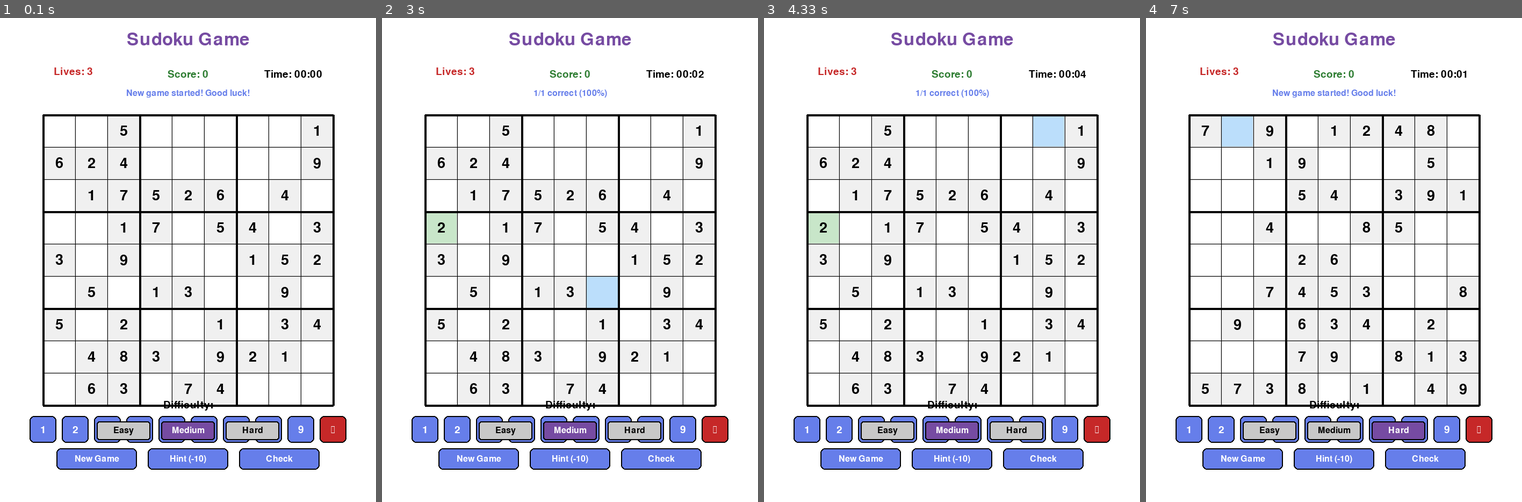
Above: before the commit, frames 1-4 (left to right).
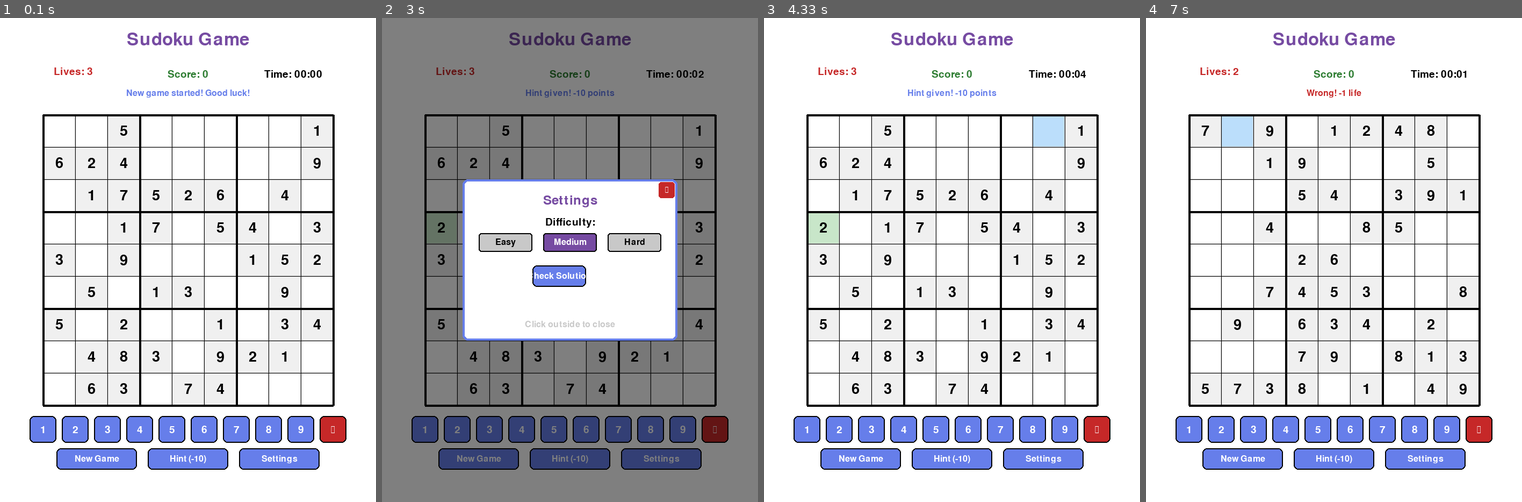
Above: after the commit, the same moments.

Repository: dbdonaldson50/PyGame-Sudoku-Flood
Game: pygame game, started from sudoku_game.py
Two runs of this game, one before a commit and one after it. Both use one fixed random seed, a clock stepped at 60 frames per second and the inputs below.
Inputs (mouse positions are in pixels of both pictures, inside the frame that each line leads up to):
- Up to frame 1 (0.1 s): no input
- Up to frame 2 (3 s): click "✖" at 0.38 s; click (479, 264) at 0.72 s; click (453, 187) at 1.05 s; click (615, 303) at 1.38 s; tap 2 at 1.67 s; click "Hint (-10)" at 2.05 s; click (712, 443) at 2.38 s; click (660, 458) at 2.72 s, where only the run after the commit has a clickable "Settings"
- Up to frame 3 (4.33 s): click (1083, 385) at 3.22 s; click (827, 308) at 3.55 s; click (1030, 172) at 3.88 s; click (1038, 139) at 4.22 s
- Up to frame 4 (7 s): click (1228, 313) at 4.55 s; click (1224, 230) at 4.88 s; click "New Game" at 5.22 s; click "New Game" at 5.55 s; click (1217, 289) at 5.88 s; click (1296, 240) at 6.22 s; click (1243, 134) at 6.55 s; click (1401, 419) at 6.88 s

The runs differ from the first frame. In frame 1, 1.8% of the frame differs, in the area x 25-80%, y 79-92%; in frame 2, 83%, in the area x 0-100%, y 0-100%; in frame 3, 2.0%; in frame 4, 2.1%.

Commit message:
Move difficulty and check buttons into Settings modal to prevent UI overlap

Diff:
--- a/sudoku_game.py
+++ b/sudoku_game.py
@@ -63,6 +63,7 @@
         self.message = ""
         self.message_color = self.BLACK
         self.message_timer = 0
+        self.show_settings = False
 
         # Difficulty settings
         self.difficulty_settings = {
@@ -96,7 +97,7 @@
         buttons['new_game'] = pygame.Rect(start_x, button_y, button_width, button_height)
         buttons['hint'] = pygame.Rect(start_x + button_width + spacing, button_y,
                                       button_width, button_height)
-        buttons['check'] = pygame.Rect(start_x + (button_width + spacing) * 2, button_y,
+        buttons['settings'] = pygame.Rect(start_x + (button_width + spacing) * 2, button_y,
                                        button_width, button_height)
 
         # Number buttons
@@ -116,8 +117,17 @@
             number_y, number_size, number_size
         )
 
-        # Difficulty buttons
-        diff_y = 750
+        # Settings modal buttons (positioned when settings is open)
+        modal_width = 400
+        modal_height = 300
+        modal_x = (self.WINDOW_WIDTH - modal_width) // 2
+        modal_y = (self.WINDOW_HEIGHT - modal_height) // 2
+
+        buttons['settings_modal'] = pygame.Rect(modal_x, modal_y, modal_width, modal_height)
+        buttons['settings_close'] = pygame.Rect(modal_x + modal_width - 35, modal_y + 5, 30, 30)
+
+        # Difficulty buttons in settings
+        diff_y = modal_y + 100
         diff_width = 100
         diff_spacing = 20
         diff_start_x = (self.WINDOW_WIDTH - (diff_width * 3 + diff_spacing * 2)) // 2
@@ -127,6 +137,9 @@
                                        diff_y, diff_width, 35)
         buttons['hard'] = pygame.Rect(diff_start_x + (diff_width + diff_spacing) * 2,
                                       diff_y, diff_width, 35)
+
+        # Check button in settings
+        buttons['check'] = pygame.Rect(diff_start_x + diff_width, diff_y + 60, diff_width, 40)
 
         return buttons
 
@@ -342,6 +355,27 @@
 
     def handle_click(self, pos):
         """Handle mouse click events"""
+        # If settings modal is open, handle those clicks first
+        if self.show_settings:
+            if self.buttons['settings_close'].collidepoint(pos):
+                self.show_settings = False
+                return
+            elif self.buttons['settings_modal'].collidepoint(pos):
+                # Click inside modal
+                if self.buttons['easy'].collidepoint(pos):
+                    self.difficulty = 'easy'
+                elif self.buttons['medium'].collidepoint(pos):
+                    self.difficulty = 'medium'
+                elif self.buttons['hard'].collidepoint(pos):
+                    self.difficulty = 'hard'
+                elif self.buttons['check'].collidepoint(pos):
+                    self.check_solution()
+                return
+            else:
+                # Click outside modal - close it
+                self.show_settings = False
+                return
+
         # Check board cells
         cell = self.get_cell_from_pos(pos)
         if cell:
@@ -355,16 +389,10 @@
             self.new_game()
         elif self.buttons['hint'].collidepoint(pos):
             self.give_hint()
-        elif self.buttons['check'].collidepoint(pos):
-            self.check_solution()
+        elif self.buttons['settings'].collidepoint(pos):
+            self.show_settings = True
         elif self.buttons['erase'].collidepoint(pos):
             self.place_number(0)
-        elif self.buttons['easy'].collidepoint(pos):
-            self.difficulty = 'easy'
-        elif self.buttons['medium'].collidepoint(pos):
-            self.difficulty = 'medium'
-        elif self.buttons['hard'].collidepoint(pos):
-            self.difficulty = 'hard'
         else:
             # Check number buttons
             for i in range(1, 10):
@@ -431,8 +459,9 @@
         # Draw control buttons
         self.draw_control_buttons()
 
-        # Draw difficulty selector
-        self.draw_difficulty_selector()
+        # Draw settings modal if open
+        if self.show_settings:
+            self.draw_settings_modal()
 
         pygame.display.flip()
 
@@ -506,7 +535,7 @@
         buttons_info = [
             ('new_game', 'New Game'),
             ('hint', 'Hint (-10)'),
-            ('check', 'Check')
+            ('settings', 'Settings')
         ]
 
         for btn_name, label in buttons_info:
@@ -518,13 +547,37 @@
             text_rect = text.get_rect(center=btn.center)
             self.screen.blit(text, text_rect)
 
-    def draw_difficulty_selector(self):
-        """Draw difficulty selector buttons"""
-        # Label
-        label = self.medium_font.render("Difficulty:", True, self.BLACK)
-        label_rect = label.get_rect(center=(self.WINDOW_WIDTH // 2, 720))
-        self.screen.blit(label, label_rect)
-
+    def draw_settings_modal(self):
+        """Draw settings modal overlay"""
+        # Draw semi-transparent overlay
+        overlay = pygame.Surface((self.WINDOW_WIDTH, self.WINDOW_HEIGHT))
+        overlay.set_alpha(128)
+        overlay.fill(self.BLACK)
+        self.screen.blit(overlay, (0, 0))
+
+        # Draw modal background
+        modal = self.buttons['settings_modal']
+        pygame.draw.rect(self.screen, self.WHITE, modal, border_radius=10)
+        pygame.draw.rect(self.screen, self.DARK_BLUE, modal, 4, border_radius=10)
+
+        # Draw close button
+        close_btn = self.buttons['settings_close']
+        pygame.draw.rect(self.screen, self.DARK_RED, close_btn, border_radius=5)
+        close_text = self.small_font.render('✖', True, self.WHITE)
+        close_rect = close_text.get_rect(center=close_btn.center)
+        self.screen.blit(close_text, close_rect)
+
+        # Title
+        title = self.large_font.render('Settings', True, self.PURPLE)
+        title_rect = title.get_rect(center=(self.WINDOW_WIDTH // 2, modal.top + 40))
+        self.screen.blit(title, title_rect)
+
+        # Difficulty label
+        diff_label = self.medium_font.render('Difficulty:', True, self.BLACK)
+        diff_label_rect = diff_label.get_rect(center=(self.WINDOW_WIDTH // 2, modal.top + 80))
+        self.screen.blit(diff_label, diff_label_rect)
+
+        # Difficulty buttons
         difficulties = ['easy', 'medium', 'hard']
         for diff in difficulties:
             btn = self.buttons[diff]
@@ -542,6 +595,19 @@
             text = self.small_font.render(diff.capitalize(), True, text_color)
             text_rect = text.get_rect(center=btn.center)
             self.screen.blit(text, text_rect)
+
+        # Check button
+        check_btn = self.buttons['check']
+        pygame.draw.rect(self.screen, self.DARK_BLUE, check_btn, border_radius=8)
+        pygame.draw.rect(self.screen, self.BLACK, check_btn, 2, border_radius=8)
+        check_text = self.small_font.render('Check Solution', True, self.WHITE)
+        check_text_rect = check_text.get_rect(center=check_btn.center)
+        self.screen.blit(check_text, check_text_rect)
+
+        # Info text
+        info_text = self.small_font.render('Click outside to close', True, self.GRAY)
+        info_rect = info_text.get_rect(center=(self.WINDOW_WIDTH // 2, modal.bottom - 30))
+        self.screen.blit(info_text, info_rect)
 
     def run(self):
         """Main game loop"""
